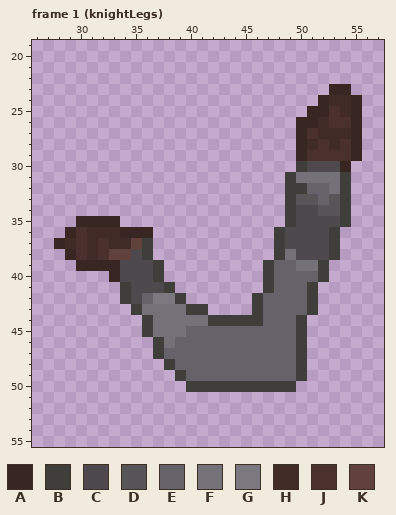
A pixel-art file gets an edit: Assets/Sprites/knightLegs.ase. Above: the version before the commit.
88x88 pixels, 34 frames. Colours within 5 levels of each other are drawn and written as one. Shown: frame 1 (knightLegs): x 26..57, y 19..55. The commit also changed other frames, which this record leaves out.
Palette (. is transparent): A #382622  B #403e3b  C #4d494d  D #575557  E #666269  F #757178  G #7c7880  H #402b27  J #4a312d  K #61413b
The result:
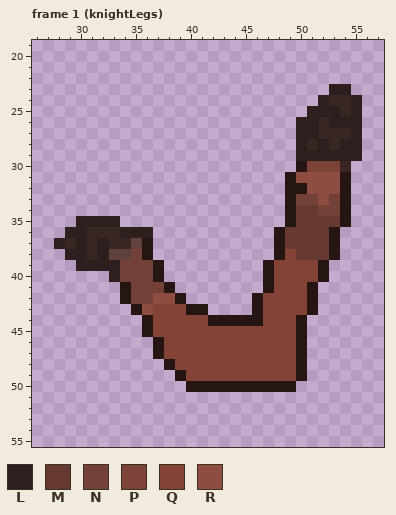
Colours new in this view: L #2d1f1d  M #663931  N #734138  P #7d4338  Q #854338  R #8f4c40
Edits made:
colour B: #403e3b -> #261613
Frame 1 (knightLegs), layer "MainLayer":
y 23: x 53..54 AA -> LL
y 24: x 52..55 AHHA -> LAAL
y 25: x 51..55 AAJHA -> LLLAL
y 26: x 50..55 AAHJJA -> LLALLL
y 27: x 50..55 AJHHHA -> LLAAAL
y 28: x 50..55 AHJHJA -> LALALL
y 29: x 50..55 AJJJJA -> LLLLLL
y 30: x 51..53 CCC -> PPP
y 31: x 50..53 FFFF -> RRRR
y 32: x 51..53 EEF -> RRR
y 33: x 50..53 DDED -> NNRN
y 34: x 50..53 CCDD -> MMNN
y 35: x 30..33 AAAA -> LLLL; x 50..53 CCCC -> MMMM
y 36: x 29..36 AJHHHAAA -> LLAAALLL; x 49..52 CCCC -> MMMM
y 37: x 28..34 AHJHJHH -> LALALAA; x 49..52 CCCC -> MMMM
y 38: x 29..32 AJHJ -> LLAL; x 35 C -> N; x 49..52 FCCC -> QMMM
y 39: x 30..36 AAAACCC -> LLLLNNN; x 48..51 EEFF -> QQQQ
y 40: x 33..36 ACCC -> LNNN; x 48..51 EEEE -> QQQQ
y 41: x 35..37 CCC -> NNN; x 48..50 EEE -> QQQ
y 42: x 35..38 CEGG -> NNRR; x 47..50 EEEE -> QQQQ
y 43: x 36..39 FFFF -> RQQQ; x 47..50 EEEE -> QQQQ
y 44: x 37..41 FFFFF -> QQQQQ; x 47..49 EEE -> QQQ
y 45: x 37..49 FFFEEEEEEEEEE -> QQQQQQQQQQQQQ
y 46: x 38..49 FEEEEEEEEEEE -> QQQQQQQQQQQQ
y 47: x 38..49 EEEEEEEEEEEE -> QQQQQQQQQQQQ
y 48: x 39..49 EEEEEEEEEEE -> QQQQQQQQQQQ
y 49: x 40..49 EEEEEEEEEE -> QQQQQQQQQQ
